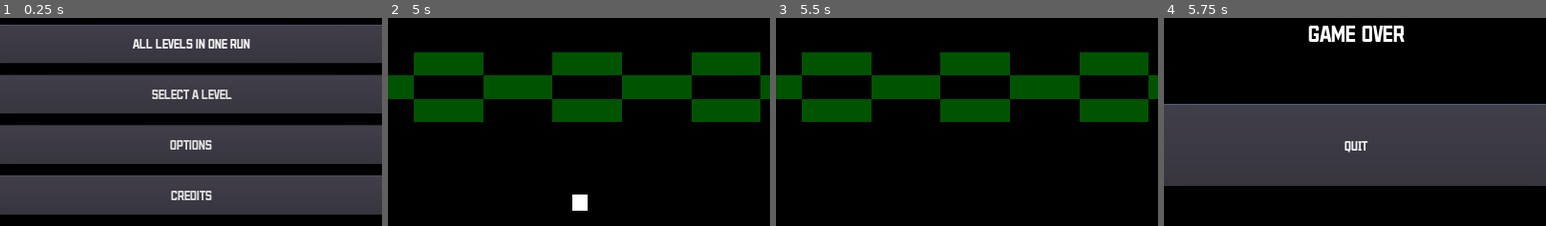
Above: before the commit, frames 1-4 (left to right).
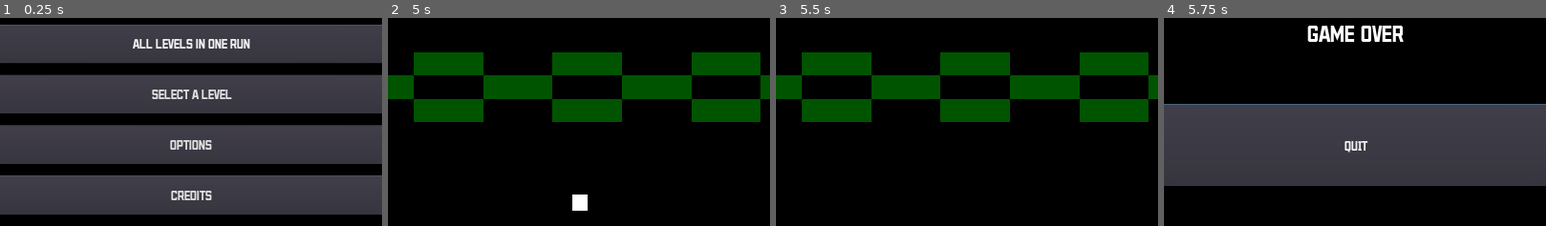
Above: after the commit, the same moments.

Repository: AlixBarreaux/simple-breakout
Game: Godot game, scene res://Scenes/GUI/MainMenu.tscn
Same seed, same stepped clock (60 frames per second), same inputs: the game is played once before the commit and once after it.
Inputs:
- Up to frame 1 (0.25 s): no input
- Up to frame 2 (5 s): click "all levels in one run" at 0.5 s; click "select a level" at 1.25 s; click "options" at 2 s; click "credits" at 2.75 s; tap Enter at 3.5 s; hold D (move_right) 3.53-4.28 s; tap Space (launch_ball) at 3.6, 4.35 s; hold Q (move_left) from 4.28 s (still down)
- Up to frame 3 (5.5 s): release Q (move_left) at 5.03 s; hold D (move_right) from 5.03 s (still down); tap Space (launch_ball) at 5.1 s
- Up to frame 4 (5.75 s): keep holding D (move_right)
The pictures show only the part of the screen within x 25-75%, y 19-69%; the shares and areas given below are measured in that part.

Frames 1-3 are identical in both runs. In frame 4, 0.8% of the frame differs, in the area x 37-63%, y 3-12%.

Commit message:
Make the ball and the paddle stop when the level is finished

Diff:
--- a/Scenes/GUI/GameOverMenu.tscn
+++ b/Scenes/GUI/GameOverMenu.tscn
@@ -34,10 +34,10 @@
 [node name="TitleLabel" type="Label" parent="ColorRect"]
 anchor_left = 0.5
 anchor_right = 0.5
-margin_left = -126.0
+margin_left = -472.0
 margin_top = 80.0
-margin_right = 126.0
-margin_bottom = 70.0
+margin_right = 471.0
+margin_bottom = 150.0
 custom_fonts/font = SubResource( 1 )
 text = "game over"
 align = 1
--- a/Scripts/ball.gd
+++ b/Scripts/ball.gd
@@ -63,7 +63,15 @@
 func _initialize_signals() -> void:
 	Events.connect("player_defeated", self, "_disable")
 	Events.connect("level_restarted", self, "on_level_restarted")
+	Events.connect("level_finished", self, "on_level_finished")
 
+
+# Stop making the Ball die just by disappearing and trigger die()
+# via VisibilityNotifier2D. The Level scene will be reloaded and the
+# VisibilityNotifier2D screen_exited signal will be connected again.
+func on_level_finished() -> void:
+	$VisibilityNotifier2D.disconnect("screen_exited", self, "_on_VisibilityNotifier2D_screen_exited")
+	_disable()
 
 #func randomize_ball_direction() -> void:
 	#	self.direction.x = [-1, 1] [randi() % 2]
--- a/Scripts/level.gd
+++ b/Scripts/level.gd
@@ -27,7 +27,9 @@
 func _ready() -> void:
 	self._initialize_asserts()
 	self._initialize_signals()
+
 	self.show()
+	Events.emit_signal("level_started")
 
 
 # ------------------------------ DECLARE FUNCTIONS -----------------------------
--- a/Scripts/paddle.gd
+++ b/Scripts/paddle.gd
@@ -40,16 +40,18 @@
 
 func _initialize_signals() -> void:
 	Events.connect("player_defeated", self, "_disable")
+	Events.connect("level_finished", self, "_disable")
+	Events.connect("level_started", self, "_enable")
 
 
 func _disable() -> void:
-	collision_shape_2d.disabled = false
+	collision_shape_2d.disabled = true
 	self.set_physics_process(false)
 	self.hide()
 
 
 func _enable() -> void:
-	collision_shape_2d.disabled = true
+	collision_shape_2d.disabled = false
 	self.set_physics_process(true)
 	self.show()
 
